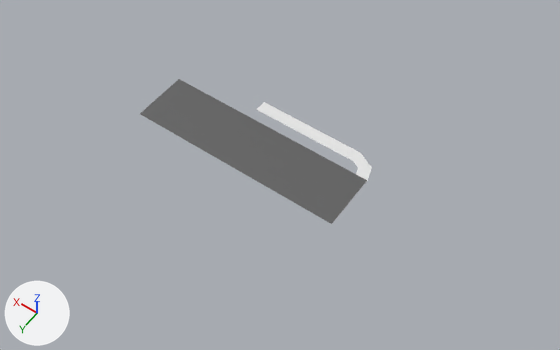
What one commit did to the Blender file lyddaero/lyddaero/Runway  and TwyA1.blend.
The view is the same before and after, from a 50 mm camera at (-1630.0, 1874.0, 2921.0) aimed at (-269.0, -31.0, -71.0). The lights are fixed; the arrows at lower left show +X, +Y and +Z.

Objects in the first picture: 'Twy A', 'rwy12/03'.
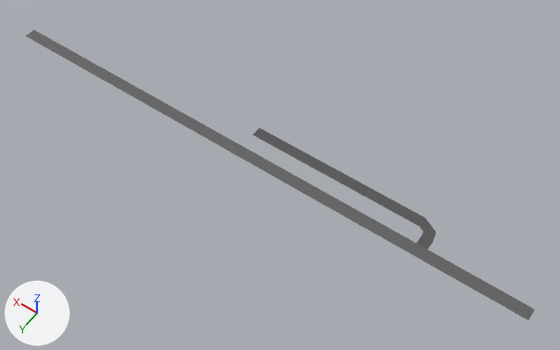
ob_twy_a33 is not drawn itself; it is used by a modifier of ob_twy_a.

Changed parts and their boxes (x1, y1, x2, y2) in the pictures (560 x 350 px):
'rwy12/03', moved, rescaled (124% wider, 99% taller): before (140, 79, 367, 224); after (26, 30, 535, 320)
'Twy A', recoloured, moved, rescaled (57% wider, 51% taller): before (256, 102, 372, 182); after (253, 128, 436, 249)

Patch to the scene script:
```diff
--- a/lyddaero/lyddaero/Runway  and TwyA1.blend.py
+++ b/lyddaero/lyddaero/Runway  and TwyA1.blend.py
@@ mat_material_002 @@
+mat_material_002 = principled_material('Material.002')
+mat_material_002.base_color = (0.0871, 0.0871, 0.0871)  # dark grey #535353
@@ me_plane_001 @@
 me_plane_001.from_pydata(...)  # 18 vertices, 8 faces; spans x -1.0..1.0, y -1.0..1.0, z 0.0
+me_plane_001.materials.append(mat_material_002)  # dark grey #535353
@@ ob_rwy12_03 @@
 ob_rwy12_03 = bpy.data.objects.new('rwy12/03', me_plane)
-ob_rwy12_03.location = (-114.0, 3.0, 74.0)
-ob_rwy12_03.scale = (568.0, 150.0, 3.04)
+ob_rwy12_03.location = (-84.0, 3.0, -6.0)
+ob_rwy12_03.scale = (1500.0, 32.0, 27.1)
@@ ob_twy_a @@
 ob_twy_a = bpy.data.objects.new('Twy A', me_plane_001)
-ob_twy_a.location = (-556.0, -240.0, 71.0)
-ob_twy_a.scale = (29.9, 32.5, -1.84)
+ob_twy_a.location = (-999.0, -149.0, -11.0)
+ob_twy_a.scale = (51.1, 29.0, -1.84)
 _m = ob_twy_a.modifiers.new('Array', 'ARRAY')
@@ ob_twy_a33 @@
 ob_twy_a33 = bpy.data.objects.new('Twy A33', cu_nurbspath)
-ob_twy_a33.location = (-566.4, -161.5, 75.8)
+ob_twy_a33.location = (-988.9, -95.4, 1.813)
```
